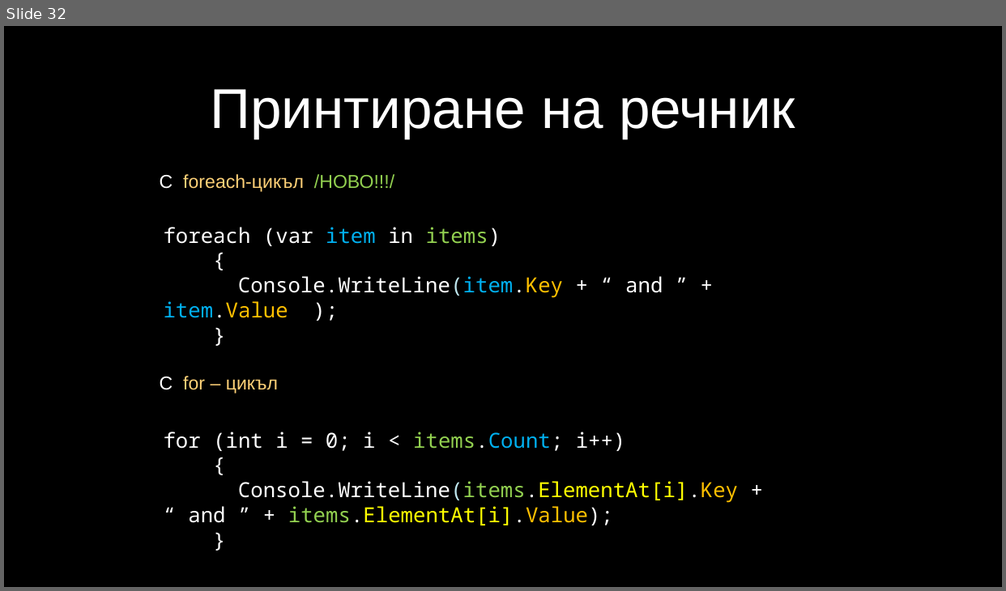
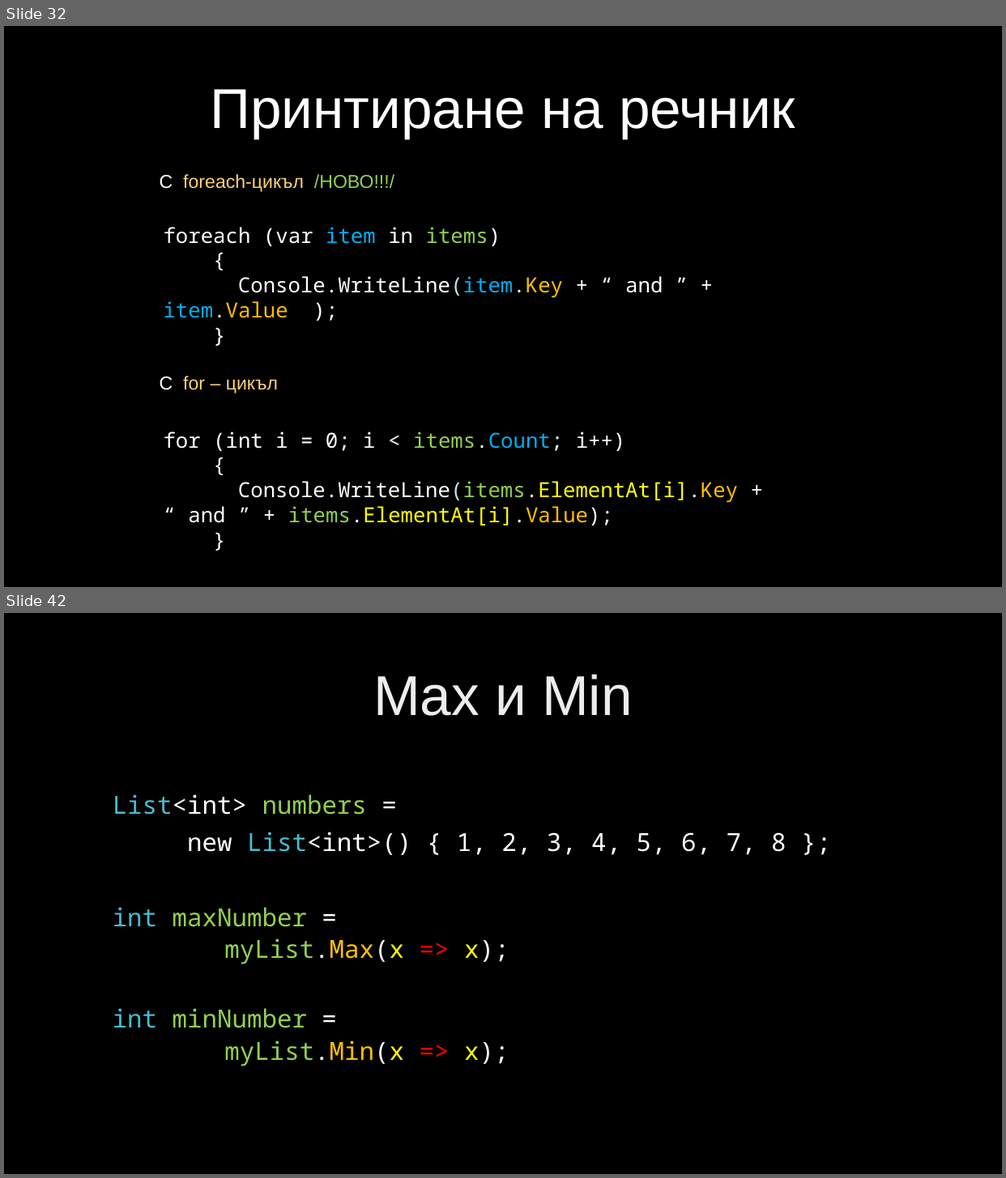
Before and after one commit to velizar92/CSharp-Programming-Presentations, a slide deck: C# Intermediate.pptx. Shown one above the other, each under a label of ours: slide 32 before the commit, slides 32 and 42 after it; the slides between them are not shown. The pictures are 1006x591 and 1006x1178 pixels, drawn with LibreOffice and Linux fonts; fonts in the diff are those of the drawing; background and template pictures are left out. Boxes give left, top, right and bottom in pixels: in the first picture for what was removed or moved away, otherwise in the second. Text is boxed around its words. In the diff, an @@ line names an element or a change of style, - is before the commit and + after.

```diff
--- a/C# Intermediate.pptx
+++ b/C# Intermediate.pptx
@@ slide 42 added at bbox=[4, 613, 1002, 1174], background picture (left out) @@
@@ title added at bbox=[373, 674, 633, 716], 54 pt, text gradient #BFBFBF to #EDEDED to #FFFFFF @@
+Max и Min
@@ text added at bbox=[113, 794, 786, 1067], 24 pt, text #FFFFFF @@
+List<int> numbers =
+new List<int>() { 1, 2, 3, 4, 5, 6, 7, 8 };
+int maxNumber =
+  myList.Max(x => x);
+int minNumber =
+  myList.Min(x => x);
```
Also in this commit, not shown: 1 slide changed, 9 other slides added.
